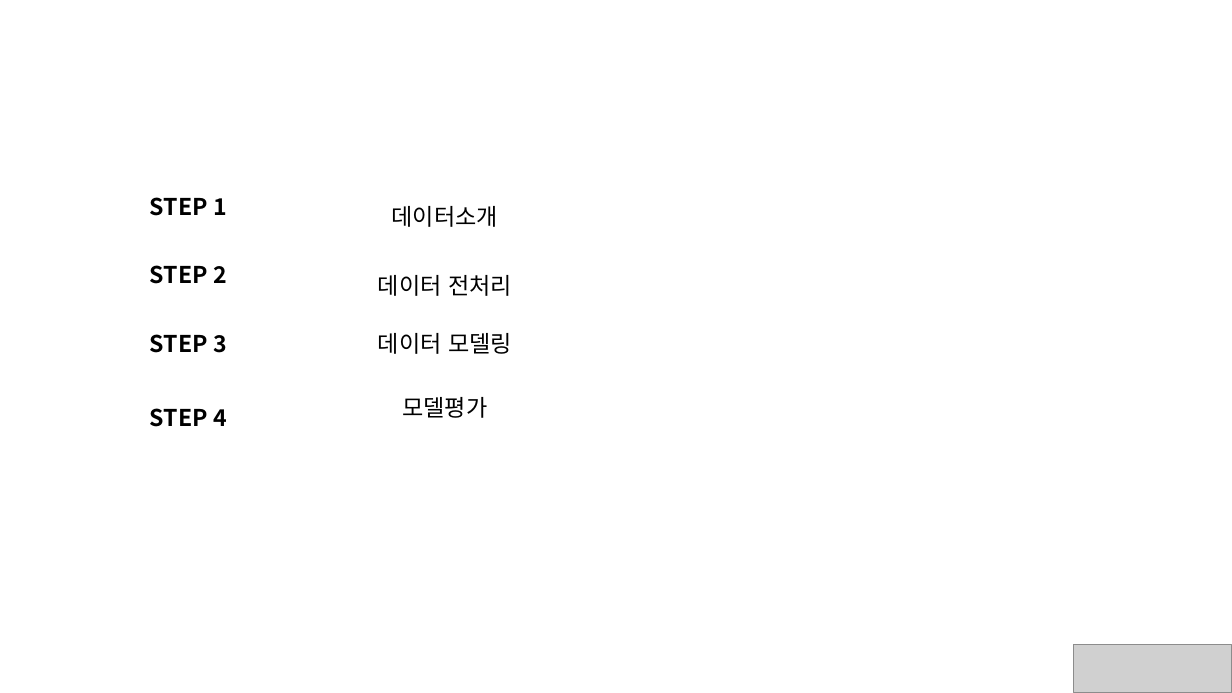
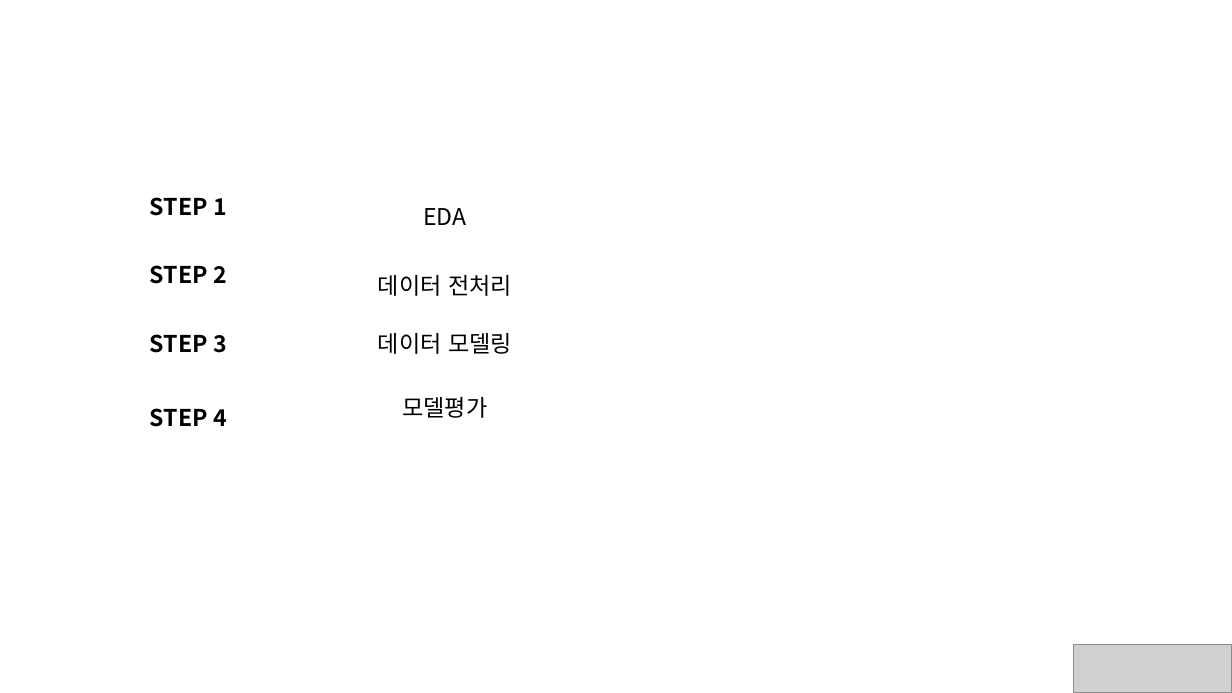
Before and after one commit to hyeonho1028/Samsung-Data-Challenge, a slide deck: slide 3 of final/portfolio.pptx. Drawn at 1232x693 pixels with LibreOffice and Linux fonts; fonts in the diff are those of the drawing; grey boxes stand for pictures. Boxes give left, top, right and bottom in pixels: in the first picture for what was removed or moved away, otherwise in the second. Text is boxed around its words. In the diff, an @@ line names an element or a change of style, - is before the commit and + after.

```diff
--- a/final/portfolio.pptx
+++ b/final/portfolio.pptx
@@ text at box(423, 208, 466, 225): text changed @@
-데이터소개
+EDA
```
Also in this commit, not shown: 8 slides added, 4 slides removed, 1 other file.
